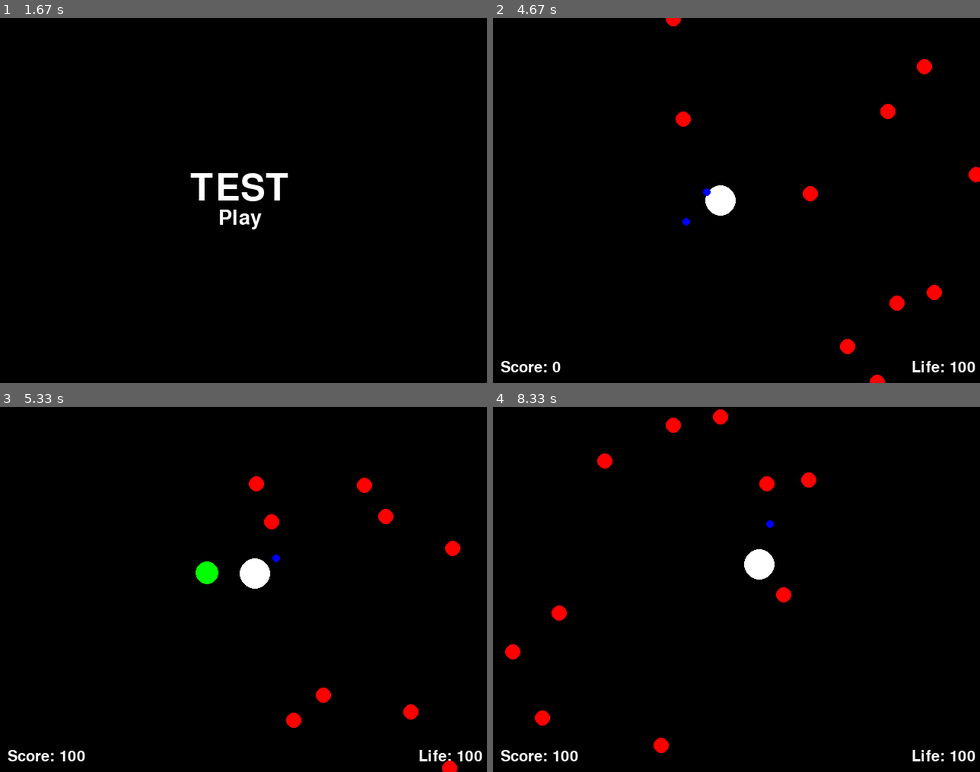
Above: before the commit, frames 1-4 (two rows, left to right).
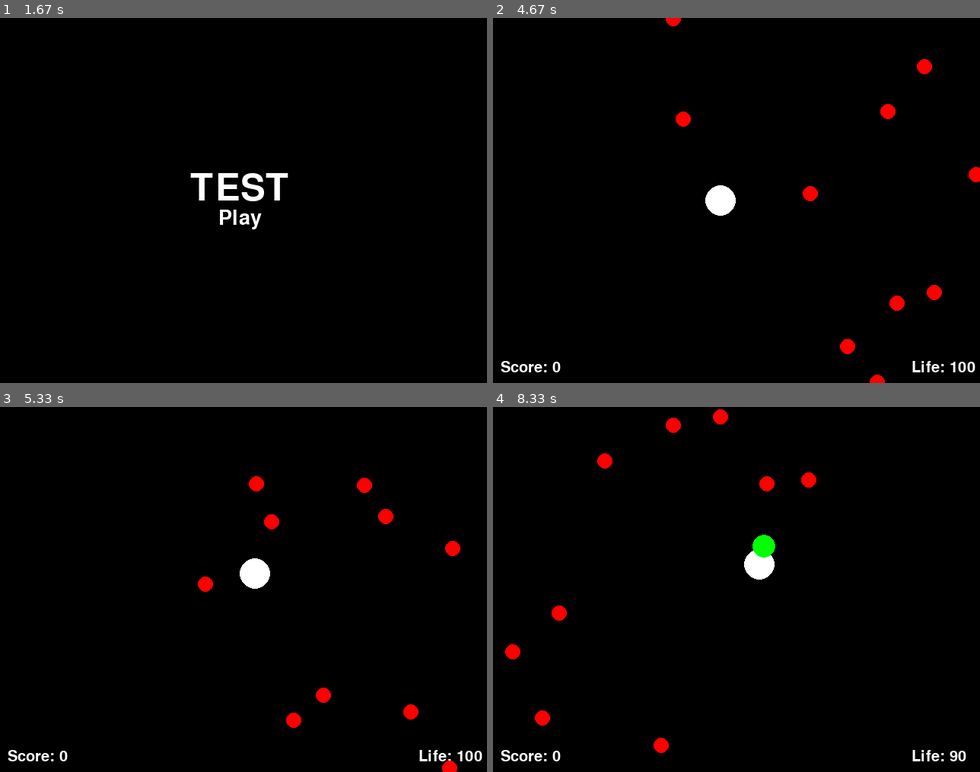
Above: after the commit, the same moments.

Repository: rodriguezg68/pygame-testing
Game: pygame game, started from test.py
Same seed, same stepped clock (60 frames per second), same inputs: the game is played once before the commit and once after it. The source is Python 2; it was converted automatically to run under Python 3.
Inputs (mouse positions are in pixels of both pictures, inside the frame that each line leads up to):
- Up to frame 1 (1.67 s): tap Space at 0.33 s; hold Left 0.67-1.2 s; hold Down from 1.23 s (still down)
- Up to frame 2 (4.67 s): release Down at 1.7 s; click "Play" at 1.78 s; hold Left 2.07-2.53 s; move the mouse to (653, 288) at 2.1 s; hold Up 2.57-2.93 s; move the mouse to (755, 244) at 2.6 s; tap Space at 2.63, 3.03, 3.33, 3.7, 4.1, 4.4, 4.6 s; hold Right 2.97-3.6 s; move the mouse to (605, 182) at 3 s; hold Down 3.63-4 s; move the mouse to (609, 313) at 3.67 s; hold Left 4.03-4.5 s; move the mouse to (570, 288) at 4.07 s; hold Right from 4.53 s (still down); move the mouse to (678, 174) at 4.57 s
- Up to frame 3 (5.33 s): tap Space at 4.9, 5.1 s; release Right at 5 s; hold Up from 5.03 s (still down); move the mouse to (370, 454) at 5.07 s
- Up to frame 4 (8.33 s): release Up at 5.33 s; hold Right 5.37-5.83 s; move the mouse to (575, 702) at 5.4 s; tap Space at 5.43, 5.73, 5.93, 6.23, 6.5, 6.83, 7.13, 7.27, 7.67, 7.97 s; hold Left 5.87-6.4 s; move the mouse to (741, 476) at 5.9 s; hold Down 6.43-6.73 s; move the mouse to (590, 567) at 6.47 s; hold Left 6.77-7.17 s; move the mouse to (600, 538) at 6.8 s; hold Up 7.2-7.57 s; move the mouse to (780, 494) at 7.23 s; hold Right 7.6-8.23 s; move the mouse to (809, 465) at 7.63 s; hold Down from 8.27 s (still down); move the mouse to (697, 567) at 8.3 s

Frame 1 is identical in both runs. In frame 2, less than 0.1% of the frame differs, in the area x 38-45%, y 46-57%; in frame 3, 0.4%; in frame 4, 0.5%, in the area x 12-100%, y 31-98%.

Commit message:
Got rid of pressing space to shoot as that was mainly for debugging. Also, I had unintentially made the game over screen the title screen. Will look into potentially changing it.

Diff:
--- a/test.py
+++ b/test.py
@@ -256,8 +256,6 @@
 				test.move_vert(-3)
 			elif event.key == K_DOWN or event.key == K_s:
 				test.move_vert(3)
-			elif event.key == K_SPACE:
-				test.shoot()
 		elif event.type == KEYUP:
 			if event.key == K_LEFT or event.key == K_RIGHT or event.key == K_a or event.key == K_d:
 				test.move_hor(0)
